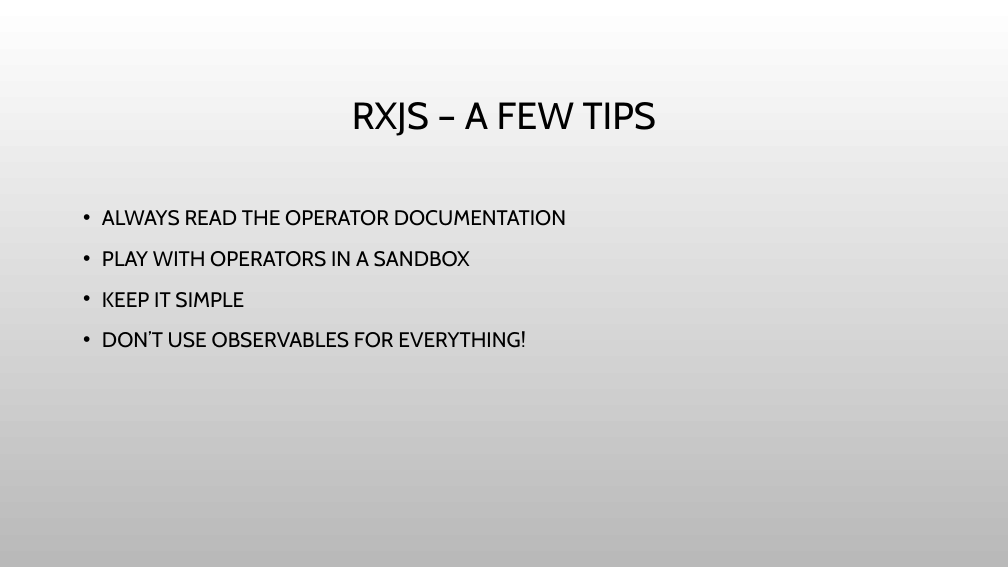
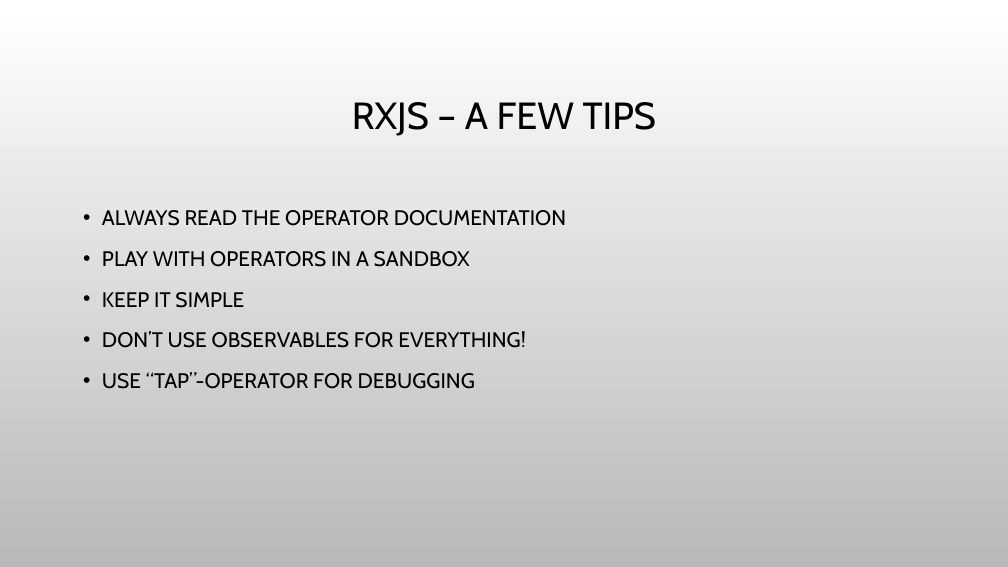
Before and after one commit to bertleemput/reactive-demo, a slide deck: slide 13 of Reactive Programming.pptx (slide 16 before the commit). Drawn at 1008x567 pixels with LibreOffice and Linux fonts; fonts in the diff are those of the drawing; background and template pictures are left out. Boxes give left, top, right and bottom in pixels: in the first picture for what was removed or moved away, otherwise in the second. Text is boxed around its words. In the diff, an @@ line names an element or a change of style, - is before the commit and + after.

```diff
--- a/Reactive Programming.pptx
+++ b/Reactive Programming.pptx
@@ text at (x1=102, y1=372, x2=475, y2=389): paragraph added @@
+• USE “TAP”-OPERATOR FOR DEBUGGING
```
Also in this commit, not shown: 4 other slides changed, 1 slide added, 4 slides removed, 3 other files.
